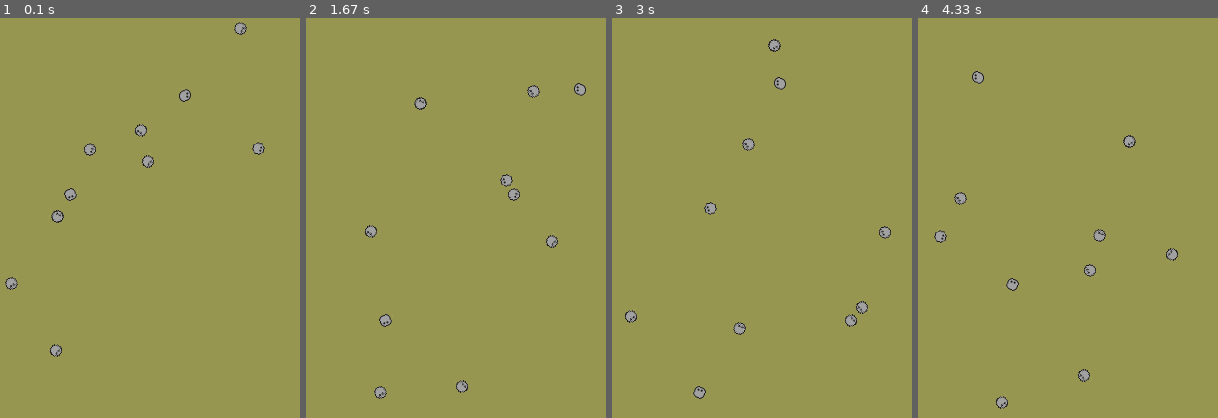
Above: before the commit, frames 1-4 (left to right).
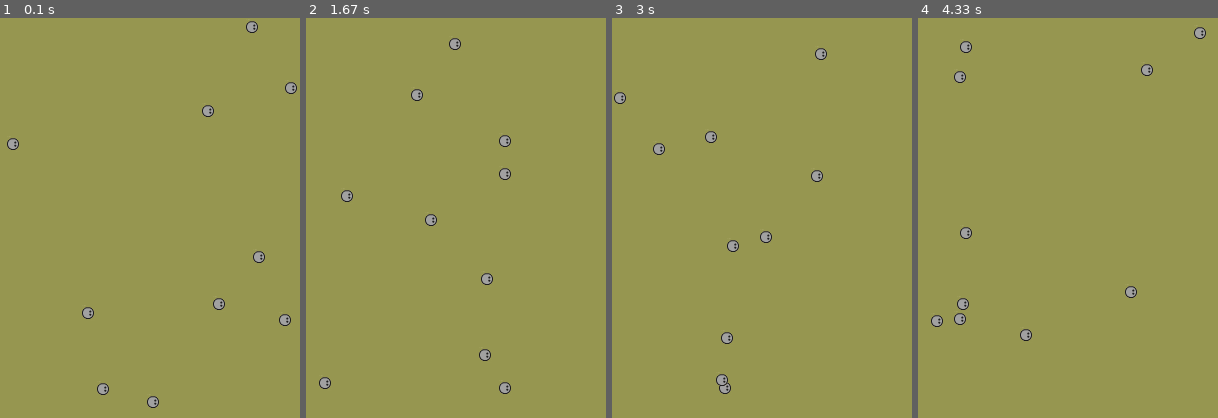
Above: after the commit, the same moments.

Repository: facha/pygame-creeps
Game: pygame game, started from creeps.py
The game is run twice, just before and just after one commit, with the same random seed, the same clock (stepped at 60 frames per second) and the same inputs.
Inputs:
- Up to frame 1 (0.1 s): no input
- Up to frame 2 (1.67 s): no input
- Up to frame 3 (3 s): no input
- Up to frame 4 (4.33 s): no input

The runs differ from the first frame. In frame 1, 2.0% of the frame differs, in the area x 1-99%, y 0-98%; in frame 2, 1.9%; in frame 3, 2.0%; in frame 4, 2.0%, in the area x 4-96%, y 2-98%.

Commit message:
modelview working

Diff:
--- a/creeps.py
+++ b/creeps.py
@@ -11,69 +11,62 @@
         self.x = pos[0]
         self.y = pos[1]
 
+class MapModel:
+    def __init__(self, width, height):
+        self.width = width
+        self.height = height
+        self.objects = []
+
+    def addObject(self, obj):
+        self.objects.append(obj)
+
+    def update(self):
+        for obj in self.objects:
+            obj.update()
+            if obj.pos.x < obj.size:
+                obj.pos.x = obj.size
+                obj.direction = 180 - obj.direction
+            elif obj.pos.x > self.width - obj.size:
+                obj.pos.x = self.width - obj.size
+                obj.direction = 180 - obj.direction
+            elif obj.pos.y < obj.size:
+                obj.pos.y = obj.size
+                obj.direction = -obj.direction
+            elif obj.pos.y > self.height - obj.size:
+                obj.pos.y = self.height - obj.size
+                obj.direction = -obj.direction
+
 class CreepModel:
     def __init__(self, size, init_position, init_direction, speed):
-        self.size = size
-        self.pos = Pos(init_position)
-        self.direction = init_direction
-        self.speed = speed
+        self.name = 'creep'
+        self.size = size #Creep Radius
+        self.pos = Pos(init_position) #Creep position on map
+        self.direction = init_direction #Creep direction (in degrees)
+        self.speed = speed #Creep speed
 
     def update(self):
         self.direction = self.direction % 360
         self.pos.x = self.pos.x + cos(radians(self.direction))*self.speed
         self.pos.y = self.pos.y + sin(radians(self.direction))*self.speed
-        if self.pos.x < bounds_rect.left:
-            self.pos.x = bounds_rect.left
-            self.direction = 180 - self.direction
-        elif self.pos.x > bounds_rect.right:
-            self.pos.x = bounds_rect.right
-            self.direction = 180 - self.direction
-        elif self.pos.y < bounds_rect.top:
-            self.pos.y = bounds_rect.top
-            self.direction = -self.direction
-        elif self.pos.y > bounds_rect.bottom:
-            self.pos.y = bounds_rect.bottom
-            self.direction = -self.direction
 
-class Creep(Sprite):
-    def __init__(self, screen, filename, init_position, init_direction, speed):
+class MapView(Sprite):
+    def __init__(self, screen, model):
         Sprite.__init__(self)
         self.screen = screen
-        self.base_image = pygame.image.load(filename).convert_alpha()
+        self.model = model
+        self.base_image = pygame.image.load('graycreep.png').convert_alpha()
         self.image = self.base_image
-
-        self.pos = Pos(init_position)
-        self.direction = init_direction
-        self.speed = speed
+        self.image_w, self.image_h = self.image.get_size()
 
     def update(self):
-        self.direction = self.direction % 360
-        self.image = pygame.transform.rotate(self.base_image, -self.direction)
-
-        self.pos.x = self.pos.x + cos(radians(self.direction))*self.speed
-        self.pos.y = self.pos.y + sin(radians(self.direction))*self.speed
-
-        self.image_w, self.image_h = self.image.get_size()
-        bounds_rect = self.screen.get_rect().inflate(-self.image_w, -self.image_h)
-
-        if self.pos.x < bounds_rect.left:
-            self.pos.x = bounds_rect.left
-            self.direction = 180 - self.direction
-        elif self.pos.x > bounds_rect.right:
-            self.pos.x = bounds_rect.right
-            self.direction = 180 - self.direction
-        elif self.pos.y < bounds_rect.top:
-            self.pos.y = bounds_rect.top
-            self.direction = -self.direction
-        elif self.pos.y > bounds_rect.bottom:
-            self.pos.y = bounds_rect.bottom
-            self.direction = -self.direction
+        pass
 
     def blitme(self):
-        draw_pos = self.image.get_rect().move(
-            self.pos.x - self.image_w / 2,
-            self.pos.y - self.image_h / 2)
-        self.screen.blit(self.image, draw_pos)
+        for obj in self.model.objects:
+            draw_pos = self.image.get_rect().move(
+                obj.pos.x - self.image_w / 2,
+                obj.pos.y - self.image_h / 2)
+            self.screen.blit(self.image, draw_pos)
 
 def run_game():
     SCREEN_WIDTH, SCREEN_HEIGHT = 300, 400
@@ -81,16 +74,16 @@
     N_CREEPS = 10
     CREEP_SPEED = 2
 
+    environment = MapModel(SCREEN_WIDTH, SCREEN_HEIGHT)
+    for i in range(N_CREEPS):
+        creep = CreepModel(5 , (randint(0,SCREEN_WIDTH),randint(0,SCREEN_HEIGHT)), randint(0,360), CREEP_SPEED)
+        environment.addObject(creep)
+
     pygame.init()
     screen = pygame.display.set_mode((SCREEN_WIDTH, SCREEN_HEIGHT), 0, 32)
     clock = pygame.time.Clock()
 
-    # Create N_CREEPS random creeps.
-    creeps = []
-    for i in range(N_CREEPS):
-        creeps.append(Creep(screen, 'graycreep.png',
-                            (randint(0,SCREEN_WIDTH),randint(0,SCREEN_HEIGHT)),
-                            randint(0,360), CREEP_SPEED))
+    environment_view = MapView(screen, environment)
 
     while True:
         clock.tick(40)
@@ -101,9 +94,8 @@
 
         screen.fill(BG_COLOR)
 
-        for creep in creeps:
-            creep.update()
-            creep.blitme()
+        environment.update()
+        environment_view.blitme()
 
         pygame.display.flip()
 
